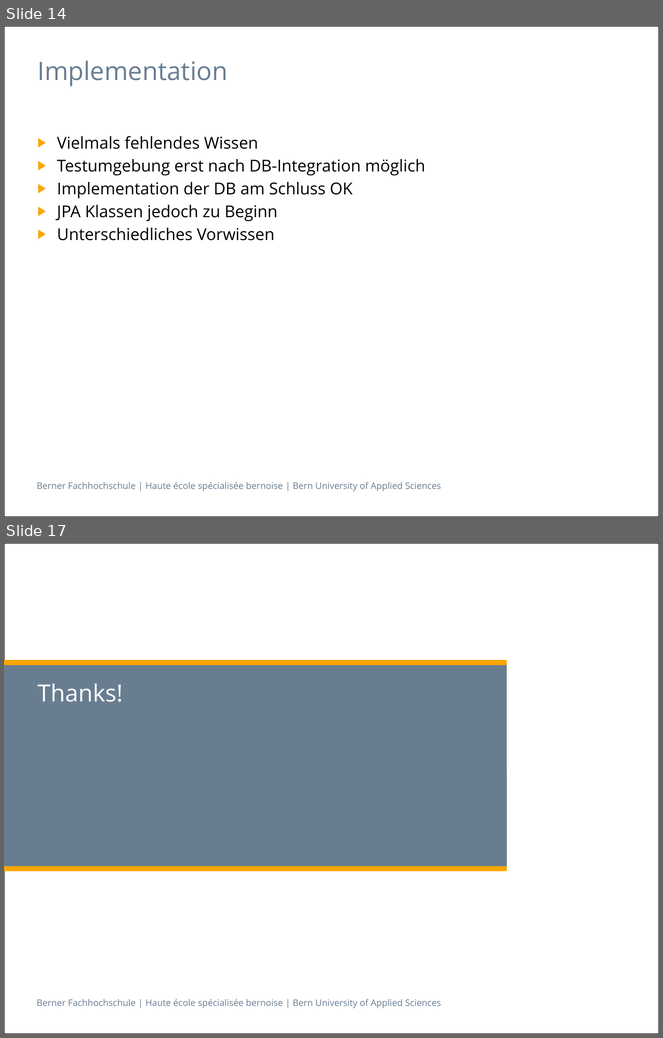
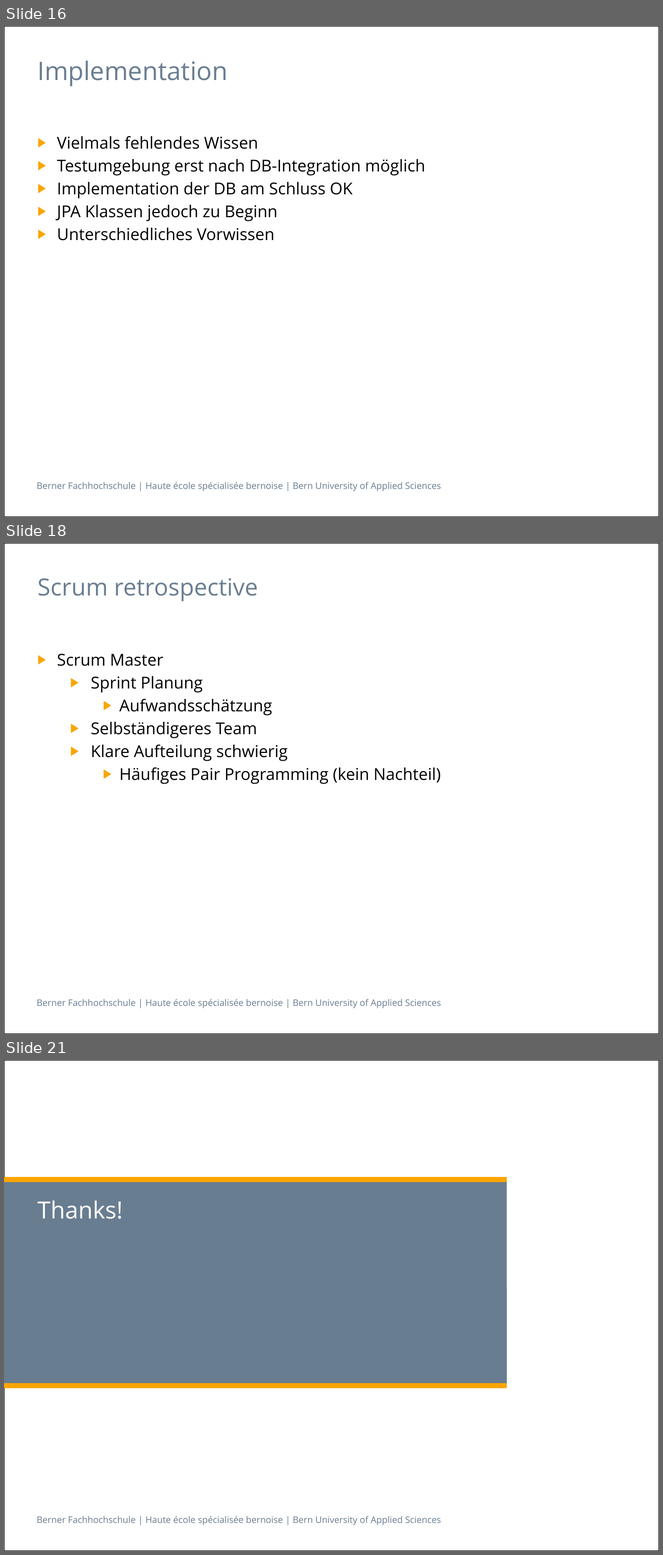
Before and after one commit to isels1/ch.bfh.btx8081.w2015.blue, a slide deck: doc/task14/Task14.pptx. Shown one above the other, each under a label of ours: slides 14 and 17 before the commit, slides 16, 18 and 21 after it; the slides between them are not shown. The pictures are 663x1038 and 663x1555 pixels, drawn with LibreOffice and Linux fonts; fonts in the diff are those of the drawing. Boxes give left, top, right and bottom in pixels: in the first picture for what was removed or moved away, otherwise in the second. Text is boxed around its words. In the diff, an @@ line names an element or a change of style, - is before the commit and + after.

```diff
--- a/doc/task14/Task14.pptx
+++ b/doc/task14/Task14.pptx
@@ slide 18 added at bbox=[4, 543, 659, 1034], background #FFFFFF; not listed: 2 template elements that a slide beside it also shows @@
@@ title added at bbox=[37, 578, 258, 601], 26 pt, text #697D91 @@
+Scrum retrospective
@@ text added at bbox=[57, 654, 441, 784], 18 pt, text #000000 @@
+▶ Scrum Master
+  ▶ Sprint Planung
+    ▶ Aufwandsschätzung
+  ▶ Selbständigeres Team
+  ▶ Klare Aufteilung schwierig
+    ▶ Häufiges Pair Programming (kein Nachteil)
@@ what was slide 14 is now slide 16 @@
@@ what was slide 17 is now slide 21 @@
```
Also in this commit, not shown: 4 slides changed, 3 other slides added.
